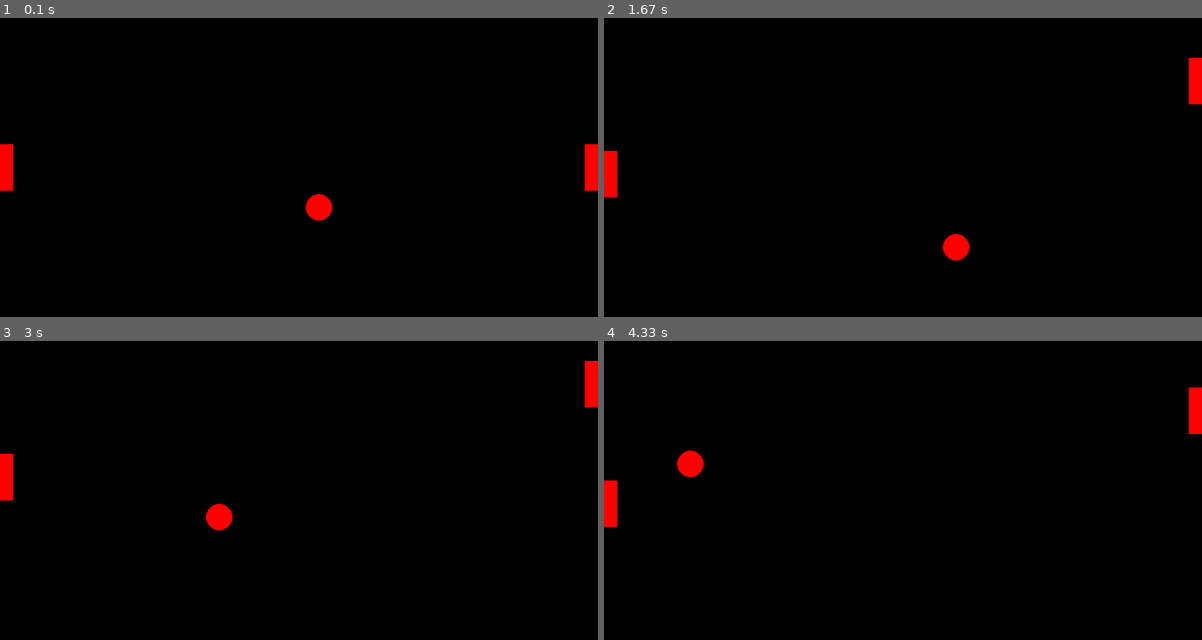
Above: before the commit, frames 1-4 (two rows, left to right).
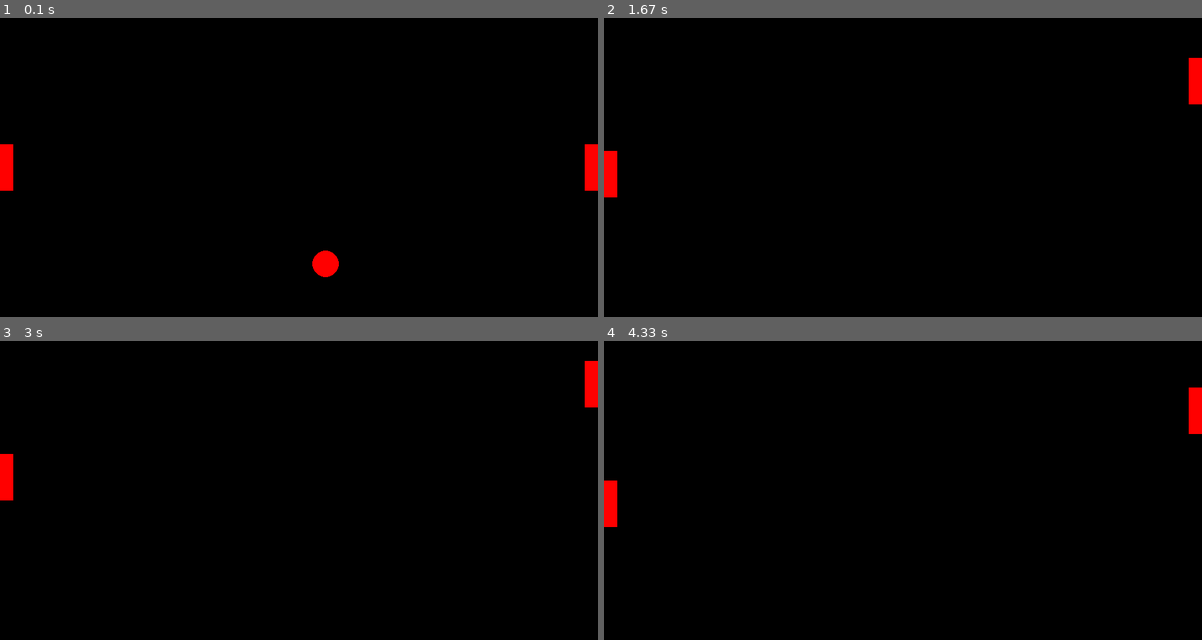
Above: after the commit, the same moments.

Repository: Codeit-Michael/Pygame-Ping-Pong
Game: pygame game, started from main.py
Same seed, same stepped clock (60 frames per second), same inputs: the game is played once before the commit and once after it.
Inputs:
- Up to frame 1 (0.1 s): no input
- Up to frame 2 (1.67 s): hold Up 0.33-0.8 s; hold Down 0.83-1.13 s; hold S 0.83-1.13 s; hold Up 1.17-1.53 s; hold W 1.17-1.53 s; hold Down from 1.57 s (still down); hold S from 1.57 s (still down)
- Up to frame 3 (3 s): release Down at 1.93 s; release S at 1.93 s; hold Up 1.97-2.27 s; hold W 1.97-2.27 s; hold Down 2.3-2.6 s; hold S 2.3-2.6 s; hold Up from 2.63 s (still down); hold W from 2.63 s (still down)
- Up to frame 4 (4.33 s): release Up at 3 s; release W at 3 s; hold Down 3.03-3.4 s; hold S 3.03-3.4 s; hold Up 3.43-3.73 s; hold W 3.43-3.73 s; hold Down 3.77-4.07 s; hold S 3.77-4.07 s; hold Up from 4.1 s (still down); hold W from 4.1 s (still down)

The runs differ from the first frame. In frame 1, 0.6% of the frame differs, in the area x 51-57%, y 58-87%; in frame 2, 0.3%; in frame 3, 0.3%; in frame 4, 0.3%.

Commit message:
add ball movement handling

Diff:
--- a/ball.py
+++ b/ball.py
@@ -7,33 +7,36 @@
 	def __init__(self, x, y, radius, length = 0):
 		self.x = x
 		self.y = y
-		self.color = pygame.Color("red")
 		self.radius = radius
 		self.length = length
-		self.status = "fall"
-		self.FPS = pygame.time.Clock()
-		self.dir = 10
+		self.color = pygame.Color("red")
+		self.direction = "right"
+		self.serve = False
+		self.speed_x = 0
+		self.speed_y = 0
 
-	def animate(self, screen):
+	def serve_ball(self):
+		pass
+
+	def _ball_movement(self):
+		# horizontal handling
+		if self.direction == "right":
+			self.speed_x = 20
+		else:
+			self.speed_x = -20
+
+		# vertical handling
 		if self.y >= HEIGHT - self.radius:
-			self.status = "bounce"
+			self.speed_y = -20
 		elif self.y <= 0 + self.radius:
-			self.status = "fall"
+			self.speed_y = 20
 
-		if self.x >= WIDTH - self.radius:
-			self.dir = -50
-		elif self.x <= 0 + self.radius:
-			self.dir = 50
+		# wall bounce handling
 
-		if self.status == "fall":
-			self.y += 20
-			self.x += self.dir
-		else:
-			self.y -= 20
-			self.x += self.dir
-
-		if self.x >= WIDTH + self.radius // 2:
-			self.x = 0 - self.radius // 2
+		self.x += self.speed_x
+		self.y += self.speed_y
 
 
+	def update(self, screen):
+		self._ball_movement()
 		ball = pygame.draw.circle(screen, self.color, (self.x, self.y), self.radius, self.length)
--- a/table.py
+++ b/table.py
@@ -8,7 +8,7 @@
 		self.screen = screen
 		self.game_over = False
 		self.score_limit = 7
-		self.ball = Ball(WIDTH // 2, HEIGHT // 2, player_width)
+		self.ball = Ball(WIDTH // 2 - player_width, HEIGHT - player_width, player_width)
 		self._generate_world()
 
 	# create and add player to the screen
@@ -38,4 +38,4 @@
 		self.playerA.update(self.screen)
 		self.playerB.update(self.screen)
 
-		self.ball.animate(self.screen)
+		self.ball.update(self.screen)
